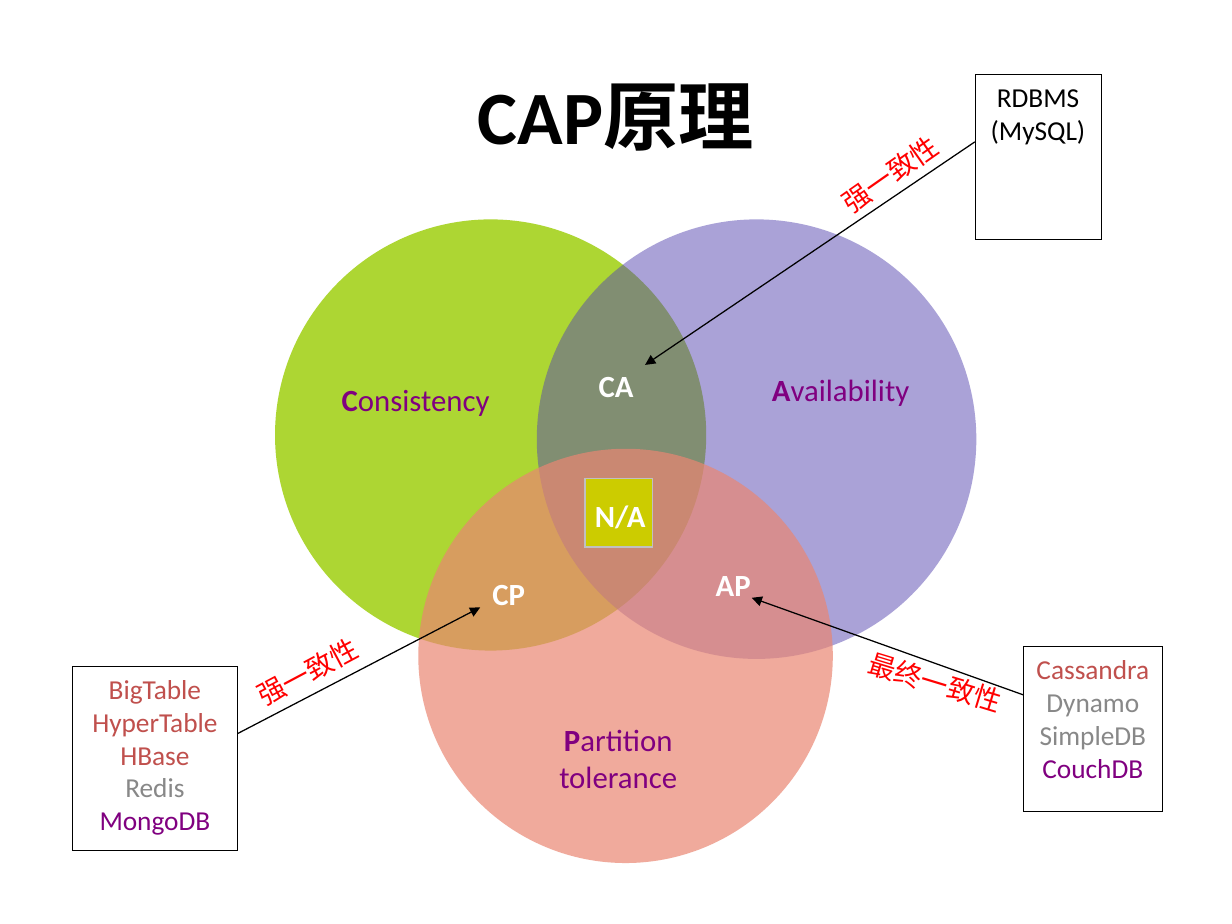
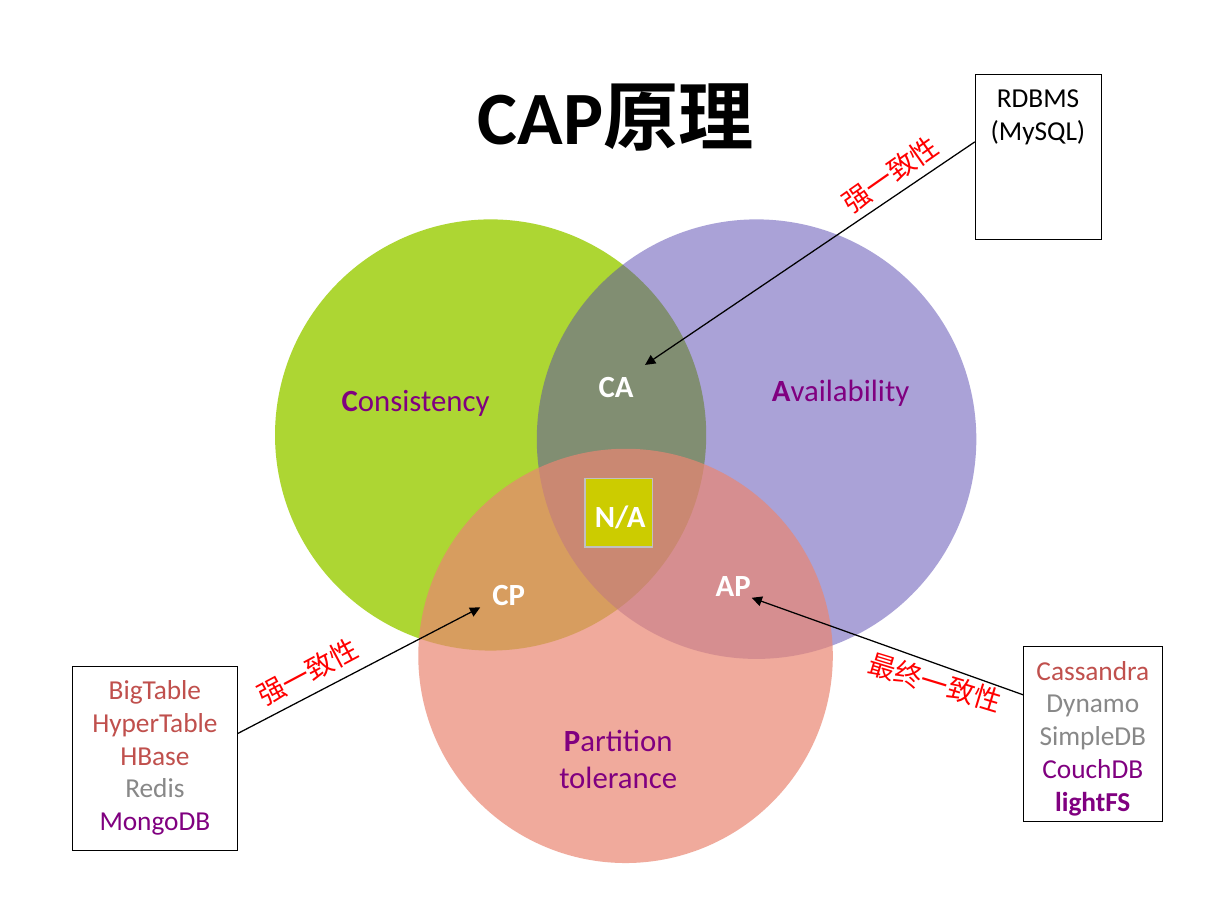
Before and after one commit to machicao2013/mooon, a slide deck: slide 4 of applications/lightfs/doc/lightFS-牺牲强一致性获得超高可用性和可靠性的磁盘级轻量分布式文件系统.ppt (slide 7 before the commit). Drawn at 1232x924 pixels with LibreOffice and Linux fonts; fonts in the diff are those of the drawing. Boxes give left, top, right and bottom in pixels: in the first picture for what was removed or moved away, otherwise in the second. Text is boxed around its words. In the diff, an @@ line names an element or a change of style, - is before the commit and + after.

```diff
--- a/applications/lightfs/doc/lightFS-牺牲强一致性获得超高可用性和可靠性的磁盘级轻量分布式文件系统.ppt
+++ b/applications/lightfs/doc/lightFS-牺牲强一致性获得超高可用性和可靠性的磁盘级轻量分布式文件系统.ppt
@@ rectangle "Cassandra": place and size @@
-rectangle "Cassandra" at [1024,647,1163,812]
+rectangle "Cassandra" at [1024,647,1163,822]
@@ text in rectangle at [1055,791,1130,816]: paragraph added @@
+lightFS
```
Also in this commit, not shown: 10 other slides changed, 10 slides added, 15 slides removed.
